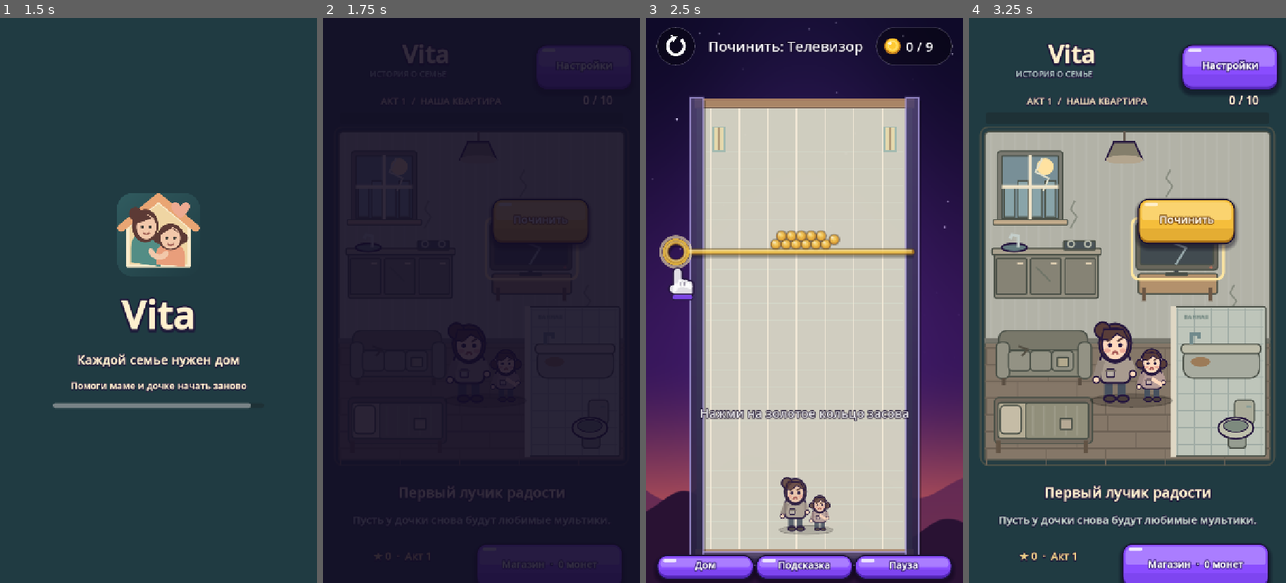
Above: before the commit, frames 1-4 (left to right).
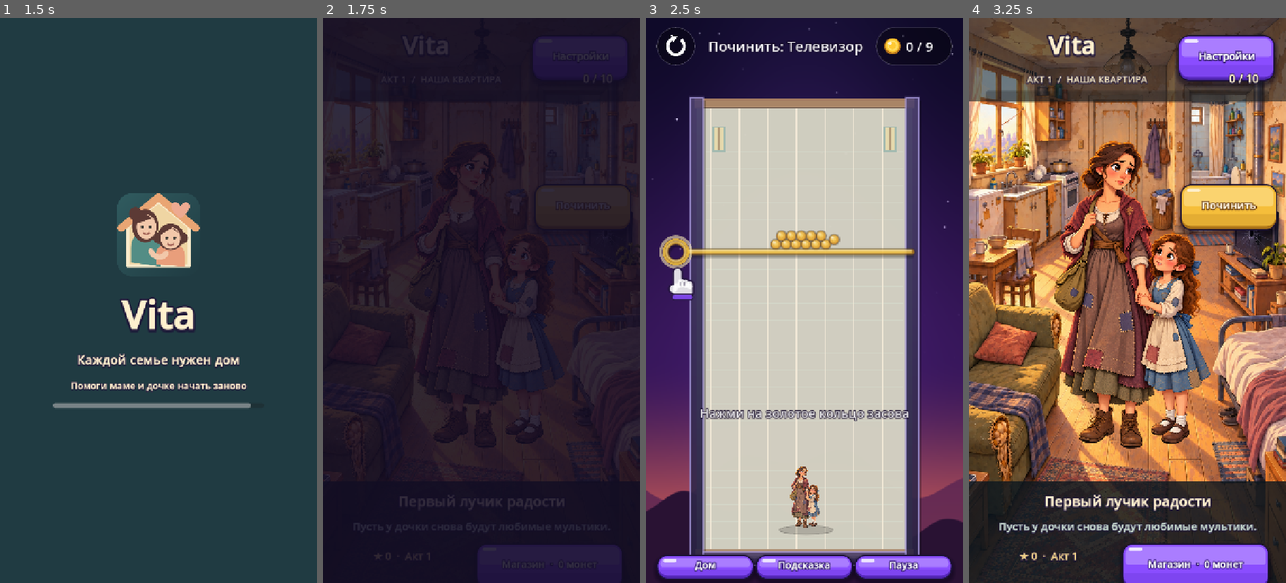
Above: after the commit, the same moments.

Repository: crownfall90-dot/mobile-game
Game: Godot game, scene res://scenes/main.tscn
Two runs of this game, one before a commit and one after it. Both use one fixed random seed, a clock stepped at 60 frames per second and the inputs below.
Inputs (mouse positions are in pixels of both pictures, inside the frame that each line leads up to; where the layout moved, square brackets give the same spot in the first picture):
- Up to frame 1 (1.5 s): move the mouse to (228, 272) at 0.52 s; click (228, 272) at 0.67 s; drag from (95, 328) to (142, 413) at 1.27 s
- Up to frame 2 (1.75 s): no input
- Up to frame 3 (2.5 s): click (928, 238) [855, 249] at 2 s
- Up to frame 4 (3.25 s): click "Дом" at 2.75 s

Frame 1 is identical in both runs. In frame 2, 5.1% of the frame differs, in the area x 0-100%, y 3-90%; in frame 3, 1.2%; in frame 4, 94%, in the area x 0-100%, y 0-100%.

Commit message:
Redraw Vita apartment and family as cohesive cartoon scenes

Diff:
--- /dev/null
+++ b/art/home/repair_mix.gdshader
@@ -0,0 +1,28 @@
+shader_type canvas_item;
+
+uniform sampler2D restored : source_color, filter_linear;
+uniform int repair_mask = 0;
+
+float area(vec2 uv, vec4 rect) {
+	float feather = 0.025;
+	float left = rect.x <= 0.0 ? 1.0 : smoothstep(rect.x - feather, rect.x + feather, uv.x);
+	float top = rect.y <= 0.0 ? 1.0 : smoothstep(rect.y - feather, rect.y + feather, uv.y);
+	float right = rect.z >= 1.0 ? 1.0 : 1.0 - smoothstep(rect.z - feather, rect.z + feather, uv.x);
+	float bottom = rect.w >= 1.0 ? 1.0 : 1.0 - smoothstep(rect.w - feather, rect.w + feather, uv.y);
+	return left * top * right * bottom;
+}
+
+void fragment() {
+	float repaired = 0.0;
+	if ((repair_mask & 1) != 0) repaired = max(repaired, area(UV, vec4(0.76, 0.30, 1.0, 0.64)));
+	if ((repair_mask & 2) != 0) repaired = max(repaired, area(UV, vec4(0.38, 0.0, 0.62, 0.20)));
+	if ((repair_mask & 4) != 0) repaired = max(repaired, area(UV, vec4(0.0, 0.05, 0.26, 0.36)));
+	if ((repair_mask & 8) != 0) repaired = max(repaired, area(UV, vec4(0.73, 0.51, 1.0, 0.94)));
+	if ((repair_mask & 16) != 0) repaired = max(repaired, area(UV, vec4(0.0, 0.50, 0.36, 0.93)));
+	if ((repair_mask & 32) != 0) repaired = max(repaired, area(UV, vec4(0.0, 0.20, 0.39, 0.55)));
+	if ((repair_mask & 64) != 0) repaired = max(repaired, area(UV, vec4(0.65, 0.18, 0.86, 0.40)));
+	if ((repair_mask & 128) != 0) repaired = max(repaired, area(UV, vec4(0.72, 0.28, 0.91, 0.44)));
+	if ((repair_mask & 256) != 0) repaired = max(repaired, area(UV, vec4(0.0, 0.0, 1.0, 0.57)));
+	if ((repair_mask & 512) != 0) repaired = 1.0;
+	COLOR = mix(texture(TEXTURE, UV), texture(restored, UV), repaired);
+}
--- a/project.godot
+++ b/project.godot
@@ -16,7 +16,7 @@
 "ru": "Vita"
 }
 config/description="Головоломка «тяни засов»: помоги маме и дочке обрести уютный дом."
-config/version="0.3.1"
+config/version="0.3.2"
 run/main_scene="res://scenes/main.tscn"
 config/quit_on_go_back=false
 config/features=PackedStringArray("4.5", "GL Compatibility")
--- a/scripts/art/home_art.gd
+++ b/scripts/art/home_art.gd
@@ -1,6 +1,18 @@
 class_name HomeArt
 extends Node2D
 ## Fixed drawing coordinates; the hub scales the complete room and touch targets together.
+
+const WORN_STUDIO = preload("res://art/home/studio_worn.png")
+const REPAIRED_STUDIO = preload("res://art/home/studio_repaired.png")
+const REPAIR_SHADER = preload("res://art/home/repair_mix.gdshader")
+
+const IMAGE_SLOTS := {
+	"tv": Rect2(566,397,154,210), "light": Rect2(300,0,120,166),
+	"window": Rect2(0,78,166,296), "bed": Rect2(543,683,177,442),
+	"sofa": Rect2(0,641,232,490), "kitchen": Rect2(0,270,260,276),
+	"bath": Rect2(492,183,150,235), "toilet": Rect2(548,346,98,154),
+	"walls": Rect2(379,177,108,207), "floor": Rect2(305,833,155,265),
+}
 
 const SLOTS := {
 	"tv": Rect2(377,460,194,125), "light": Rect2(308,242,90,95),
@@ -12,22 +24,51 @@
 var repaired: Array[String] = []
 var highlight := ""
 var area := "flat"
+var _image: Sprite2D
+
+
+func _ready() -> void:
+	if area != "flat":
+		return
+	_image = Sprite2D.new()
+	_image.texture = WORN_STUDIO
+	_image.centered = false
+	_image.scale = Vector2(720.0,1280.0) / WORN_STUDIO.get_size()
+	var mat := ShaderMaterial.new()
+	mat.shader = REPAIR_SHADER
+	mat.set_shader_parameter("restored",REPAIRED_STUDIO)
+	_image.material = mat
+	add_child(_image)
 
 
 func _draw() -> void:
+	if area == "flat":
+		var mask := 0
+		for i in 10:
+			if repaired.has(Home.TASKS[i].id):
+				mask |= 1 << i
+		if _image:
+			(_image.material as ShaderMaterial).set_shader_parameter("repair_mask",mask)
+		if highlight != "" and IMAGE_SLOTS.has(highlight):
+			Pen.begin(self)
+			Pen.loop(Pen.rrect(IMAGE_SLOTS[highlight].grow(5),16),Color("ffe7a1"),4)
+			Pen.end()
+		return
 	Pen.begin(self)
 	var warm := repaired.size() >= 2
 	var wall := Color("e9dcc7") if repaired.has("walls") else Color("b2b2a7")
 	var floor_color := Color("b98d69") if repaired.has("floor") else Color("857768")
 	_box(Rect2(26,247,668,766),18,Color("263d43"))
-	_box(Rect2(36,257,648,481),10,wall)
-	for x in range(50,680,27):
-		Pen.line(Vector2(x,262),Vector2(x,735),Color(1,1,1,0.07),2)
-	_box(Rect2(36,735,648,266),3,floor_color)
-	for y in range(747,1000,38):
-		Pen.line(Vector2(37,y),Vector2(683,y),floor_color.darkened(0.2),2)
-		for x in range(40+(y%3)*70,680,135):
-			Pen.line(Vector2(x,y),Vector2(x,y+37),floor_color.darkened(0.15),1)
+	Pen.grad(PackedVector2Array([Vector2(36,257),Vector2(367,275),Vector2(367,738),Vector2(36,738)]),PackedColorArray([wall.darkened(0.16),wall,wall.darkened(0.04),wall.darkened(0.21)]))
+	Pen.grad(PackedVector2Array([Vector2(367,275),Vector2(684,257),Vector2(684,738),Vector2(367,738)]),PackedColorArray([wall,wall.lightened(0.09),wall.darkened(0.08),wall.darkened(0.04)]))
+	Pen.line(Vector2(367,275),Vector2(367,738),wall.darkened(0.27),3)
+	Pen.line(Vector2(36,273),Vector2(367,292),Color(1,1,1,0.17),3)
+	Pen.line(Vector2(367,292),Vector2(684,273),Color(1,1,1,0.17),3)
+	Pen.grad(PackedVector2Array([Vector2(36,738),Vector2(684,738),Vector2(684,1001),Vector2(36,1001)]),PackedColorArray([floor_color.lightened(0.1),floor_color.lightened(0.15),floor_color.darkened(0.2),floor_color.darkened(0.14)]))
+	for y in range(765,1000,42):
+		Pen.line(Vector2(37,y),Vector2(683,y),floor_color.darkened(0.25),2)
+		for x in range(42+(y%3)*64,680,142):
+			Pen.line(Vector2(x,y),Vector2(x+6,y+40),floor_color.darkened(0.2),1)
 	Pen.line(Vector2(36,731),Vector2(682,731),Color("eee0cc") if warm else Color("77766d"),9)
 	if not repaired.has("walls"):
 		for p in [Vector2(457,345),Vector2(240,415),Vector2(602,605)]:
--- a/scripts/level/family_hero.gd
+++ b/scripts/level/family_hero.gd
@@ -1,67 +1,19 @@
 class_name FamilyHero
 extends Hero
-## Mother and daughter share the protected area. Reuse Hero's animation and moods.
+## Shared art for the apartment and rescue puzzles; Hero still owns animation and collision.
+
+const FAMILY_WORN = preload("res://art/home/family_worn.png")
+const FAMILY_HAPPY = preload("res://art/home/family_happy.png")
 
 var stage := 0
 
 
 func _paint(ci: CanvasItem) -> void:
 	_drawn_k = Pen.pixel_scale(self)
-	Pen.begin(ci, Transform2D.IDENTITY, _drawn_k)
-	_person(Vector2(-21, 0), 1.0, false)
-	_person(Vector2(35, 0), 0.67, true)
-	# Holding hands makes the pair read as a family, including at phone scale.
-	Pen.line(Vector2(1, -49), Vector2(24, -35), SKIN, 7)
-	Pen.end()
-
-
-func _person(origin: Vector2, s: float, child: bool) -> void:
-	Pen.push(Transform2D(0.0, Vector2(s, s), 0.0, origin))
-	var shirt := Color("a89b8f") if stage == 0 else Color("478e98")
-	if child:
-		shirt = Color("b69c97") if stage == 0 else Color("e7a46b")
-	if stage >= 2:
-		shirt = Color("e99c74") if child else Color("508d83")
-	if stage == 3:
-		shirt = Color("de87a3") if child else Color("647da8")
-	var hair := Color("593d39")
-	var happy := mood == Mood.HAPPY or (stage > 0 and mood == Mood.IDLE)
-	var sad := mood == Mood.OOPS or (stage == 0 and mood == Mood.IDLE)
-	for x in [-10, 10]:
-		Pen.line(Vector2(x, -28), Vector2(x, -4), Color("47515f"), 11)
-		Pen.blob(Pen.oval(Vector2(x + 2, -3), Vector2(9, 5)), Color("493d3a"), 1.5)
-	Pen.blob(Pen.rrect(Rect2(-23, -70, 46, 44), 10), shirt, 2)
-	Pen.line(Vector2(-21, -59), Vector2(-29, -33), shirt.darkened(0.12), 10)
-	Pen.dot(Vector2(-29, -31), 5, SKIN, 1)
-	Pen.line(Vector2(21, -59), Vector2(27, -42), shirt, 10)
-	Pen.dot(Vector2(27, -40), 5, SKIN, 1)
-	Pen.blob(Pen.oval(Vector2(0, -86), Vector2(25, 29)), hair, 2)
-	if child:
-		for x in [-25, 25]:
-			Pen.dot(Vector2(x, -82), 10, hair, 1.5)
-			Pen.dot(Vector2(x * 0.85, -92), 4, shirt, 1)
-	else:
-		Pen.dot(Vector2(-19, -105), 12, hair, 1.5)
-	Pen.blob(Pen.oval(Vector2(0, -84), Vector2(20, 24)), SKIN, 1.5)
-	Pen.blob(PackedVector2Array([Vector2(-21,-91),Vector2(-17,-107),Vector2(12,-107),Vector2(22,-89),Vector2(3,-100),Vector2(-8,-91)]), hair, 1)
-	for x in [-8, 8]:
-		if _closed or happy:
-			Pen.arc(Vector2(x,-84), 3.5, PI, TAU, INK, 2)
-		else:
-			Pen.dot(Vector2(x,-83), 2.5, INK, 0)
-		Pen.line(Vector2(x-4,-91 if not sad else -89), Vector2(x+3,-90 if not sad else -93), hair, 1.5)
-		Pen.soft(Pen.oval(Vector2(x*1.5,-75), Vector2(4,2)), Color("ecac99"))
-	if happy:
-		Pen.arc(Vector2(0,-74), 6, 0.1, PI-0.1, Color("a55754"), 2)
-	elif sad:
-		Pen.arc(Vector2(0,-69), 4, PI+0.2, TAU-0.2, Color("a55754"), 2)
-	else:
-		Pen.dot(Vector2(0,-72), 3, Color("a55754"), 0)
-	if stage == 0:
-		Pen.blob(Pen.rrect(Rect2(-13,-47,12,12),2), shirt.lightened(0.22), 1)
-		Pen.line(Vector2(-15,-45),Vector2(1,-45),shirt.darkened(0.3),1)
-	else:
-		Pen.dot(Vector2(0,-53),2,Color("fff0cc"),0)
+	var picture: Texture2D = FAMILY_HAPPY if stage >= 2 else FAMILY_WORN
+	var height := 148.0
+	var width := height * picture.get_width() / picture.get_height()
+	ci.draw_texture_rect(picture,Rect2(-width * 0.5,-height,width,height),false)
 
 
 func _paint_fx(ci: CanvasItem) -> void:
--- a/scripts/screens/hub_screen.gd
+++ b/scripts/screens/hub_screen.gd
@@ -1,8 +1,11 @@
 extends Control
+
+const FAMILY_WORN = preload("res://art/home/family_worn.png")
+const FAMILY_HAPPY = preload("res://art/home/family_happy.png")
 
 var _canvas: Control
 var _room: HomeArt
-var _family: FamilyHero
+var _family: Sprite2D
 var _repair := ""
 var _button: Button
 var _time := 0.0
@@ -18,19 +21,18 @@
 	_canvas = Control.new()
 	_canvas.size = Vector2(720,1280)
 	add_child(_canvas)
-	_label("Vita",Rect2(34,43,400,72),56,Color("fff0ce"))
-	_label("ИСТОРИЯ О СЕМЬЕ",Rect2(38,111,310,32),18,Color("a8c3be"))
+	_label("Vita",Rect2(34,23,400,72),56,Color("fff0ce"))
 	var settings := UiKit.button("Настройки", &"secondary")
-	settings.position = Vector2(483,60)
-	settings.custom_minimum_size = Vector2(199,66)
-	settings.size = Vector2(199,66)
+	settings.position = Vector2(475,39)
+	settings.custom_minimum_size = Vector2(167,56)
+	settings.size = Vector2(167,56)
 	settings.add_theme_font_size_override("font_size",23)
 	settings.pressed.connect(func() -> void: Router.popup(&"settings"))
 	_canvas.add_child(settings)
-	_label("АКТ 1  /  НАША КВАРТИРА",Rect2(38,173,460,28),21,Color("e7d9b6"))
-	_label("%d / %d" % [Home.completed(),10],Rect2(564,168,120,38),25,Color("fff0ce"))
+	_label("АКТ 1  /  НАША КВАРТИРА",Rect2(38,124,460,28),21,Color("e7d9b6"))
+	_label("%d / %d" % [Home.completed(),10],Rect2(564,119,120,38),25,Color("fff0ce"))
 	var progress := ProgressBar.new()
-	progress.position = Vector2(38,214)
+	progress.position = Vector2(38,165)
 	progress.size = Vector2(644,9)
 	progress.max_value = 10
 	progress.value = Home.completed()
@@ -41,11 +43,29 @@
 		if Profile.flag("home."+task.id) and task.id != _repair:
 			_room.repaired.append(task.id)
 	_canvas.add_child(_room)
-	_family = FamilyHero.new()
-	_family.stage = Home.stage()
-	_family.setup(Vector2(363,867),false)
-	_family.scale = Vector2(1.5,1.5)
+	_family = Sprite2D.new()
+	_family.texture = FAMILY_HAPPY if Home.stage() >= 2 else FAMILY_WORN
+	_family.centered = false
+	var sprite_scale := 750.0 / _family.texture.get_height()
+	_family.scale = Vector2(sprite_scale,sprite_scale)
+	_family.position = Vector2(360.0 - _family.texture.get_width() * sprite_scale * 0.5,250)
 	_canvas.add_child(_family)
+	_canvas.move_child(_room,0)
+	_canvas.move_child(_family,1)
+	var top_shade := ColorRect.new()
+	top_shade.color = Color(0.05,0.09,0.12,0.56)
+	top_shade.position = Vector2.ZERO
+	top_shade.size = Vector2(720,190)
+	top_shade.mouse_filter = Control.MOUSE_FILTER_IGNORE
+	_canvas.add_child(top_shade)
+	_canvas.move_child(top_shade,2)
+	var bottom_shade := ColorRect.new()
+	bottom_shade.color = Color(0.05,0.09,0.12,0.82)
+	bottom_shade.position = Vector2(0,1050)
+	bottom_shade.size = Vector2(720,230)
+	bottom_shade.mouse_filter = Control.MOUSE_FILTER_IGNORE
+	_canvas.add_child(bottom_shade)
+	_canvas.move_child(bottom_shade,3)
 	var shop := UiKit.button("Магазин  ·  %d монет" % Profile.coins(), &"secondary")
 	shop.position = Vector2(348,1190)
 	shop.custom_minimum_size = Vector2(334,60)
@@ -60,25 +80,26 @@
 	_label("★ %d  ·  Акт 1" % Profile.stars_total(),Rect2(38,1200,285,38),23,Color("edcf88"))
 	var task := Home.next_task()
 	if task.is_empty() or not Game.has_level(str(task.get("level",""))):
-		_label("Здесь живёт счастье",Rect2(38,1050,644,52),34,Color("fff0ce"))
-		_label("Вы подарили семье уютный дом.",Rect2(38,1110,644,70),25,Color("c3d5ca"))
-		_family.celebrate()
+		_label("Здесь живёт счастье",Rect2(38,1070,644,52),34,Color("fff0ce"))
+		_label("Вы подарили семье уютный дом.",Rect2(38,1120,644,70),25,Color("c3d5ca"))
+		_family.modulate = Color("fff0ca")
 	else:
-		_label(task.title,Rect2(38,1050,644,49),32,Color("fff0ce"))
-		_label(task.text,Rect2(38,1105,644,64),24,Color("c3d5ca"))
+		_label(task.title,Rect2(38,1070,644,49),32,Color("fff0ce"))
+		_label(task.text,Rect2(38,1120,644,64),24,Color("c3d5ca"))
 
-		var rect: Rect2 = HomeArt.SLOTS[task.id]
+		var screen_rect: Rect2 = HomeArt.IMAGE_SLOTS[task.id]
 		var target := Button.new()
-		target.position = rect.position
-		target.size = rect.size
+		target.position = screen_rect.position
+		target.size = screen_rect.size
 		target.flat = true
 		target.tooltip_text = "Починить: " + task.name
 		target.pressed.connect(_play)
 		_canvas.add_child(target)
 		_button = UiKit.button("Починить", &"primary")
-		_button.position = Vector2(clampf(rect.get_center().x-90,40,500),rect.position.y-51)
-		_button.custom_minimum_size = Vector2(180,60)
-		_button.size = Vector2(180,60)
+		var button_y := screen_rect.position.y-20 if task.id == "tv" else screen_rect.get_center().y-28
+		_button.position = Vector2(clampf(screen_rect.get_center().x-75,18,480),clampf(button_y,195,980))
+		_button.custom_minimum_size = Vector2(150,56)
+		_button.size = Vector2(150,56)
 		_button.add_theme_font_size_override("font_size",24)
 		_button.pressed.connect(_play)
 		_canvas.add_child(_button)
@@ -105,12 +126,15 @@
 	await get_tree().create_timer(0.55).timeout
 	_room.repaired.append(_repair)
 	_room.queue_redraw()
-	_family.celebrate()
+	var y := _family.position.y
+	var jump := create_tween()
+	jump.tween_property(_family,"position:y",y-14,0.17)
+	jump.tween_property(_family,"position:y",y,0.23)
 	Sfx.play(&"restore")
 	Sfx.haptic(40)
 	var fx := Fx.new()
 	_room.add_child(fx)
-	fx.burst(HomeArt.SLOTS[_repair].get_center(),Color("ffe5a3"),25,200,5,300,0.9)
+	fx.burst(HomeArt.IMAGE_SLOTS[_repair].get_center(),Color("ffe5a3"),25,200,5,300,0.9)
 	Router.toast("Дома стало немного счастливее")
 	await get_tree().create_timer(0.9).timeout
 	_room.highlight = str(Home.next_task().get("id","")) if Home.completed() < 10 else ""
@@ -125,6 +149,8 @@
 
 func _process(delta: float) -> void:
 	_time += delta
+	if _family:
+		_family.offset.y = sin(_time*1.5)*3.0
 	if _button:
 		_button.modulate = Color.WHITE.lerp(Color("ffdc95"),(sin(_time*3.0)+1.0)*0.15)
 
--- a/tools/test_home.gd
+++ b/tools/test_home.gd
@@ -9,6 +9,9 @@
 	profile.save_path = temp
 	profile.reset_progress()
 	assert(Home.completed() == 0)
+	for i in 10:
+		var slot: Rect2 = HomeArt.IMAGE_SLOTS[Home.TASKS[i].id]
+		assert(Rect2(Vector2.ZERO,Vector2(720,1280)).encloses(slot))
 	assert(Home.finish("home_02",true) == "")
 	assert(Home.finish("home_01",false) == "")
 	assert(Home.finish("home_01",true) == "tv")
Binary file added: art/home/family_happy.png
Not shown, added: art/home/family_happy.png.import
Binary file added: art/home/family_worn.png
Not shown, added: art/home/family_worn.png.import
Not shown, added: art/home/repair_mix.gdshader.uid
Binary file added: art/home/studio_repaired.png
Not shown, added: art/home/studio_repaired.png.import
Binary file added: art/home/studio_worn.png
Not shown, added: art/home/studio_worn.png.import
Binary file added: docs/screenshots/vita-studio-after.png
Binary file added: docs/screenshots/vita-studio-before.png
Not shown, changed: export_presets.cfg
(and 3 more such lines)
